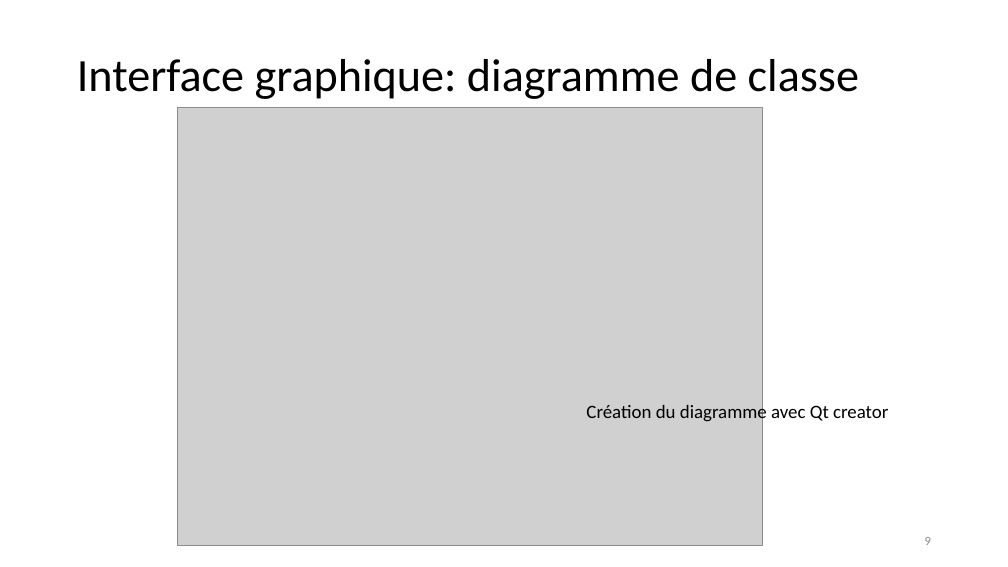
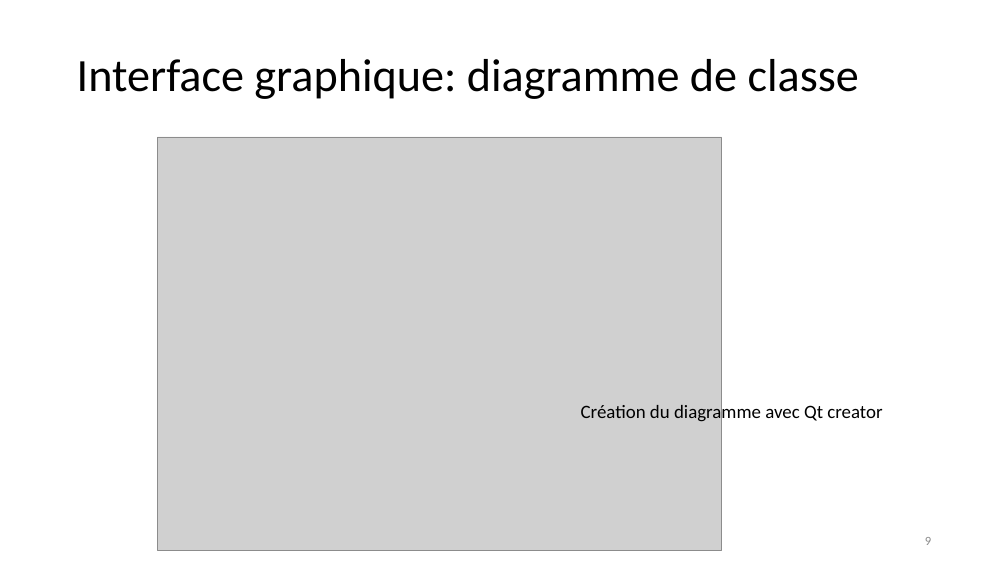
Before and after one commit to jeromelane/WeatherCheckingRpi, a slide deck: slide 9 of weathercheckingrpi/doc/Presentations/projet_meteo_JL_KG_17042019v2.pptx. Drawn at 1008x567 pixels with LibreOffice and Linux fonts; fonts in the diff are those of the drawing; grey boxes stand for pictures. Boxes give left, top, right and bottom in pixels: in the first picture for what was removed or moved away, otherwise in the second. Text is boxed around its words. In the diff, an @@ line names an element or a change of style, - is before the commit and + after.

```diff
--- a/weathercheckingrpi/doc/Presentations/projet_meteo_JL_KG_17042019v2.pptx
+++ b/weathercheckingrpi/doc/Presentations/projet_meteo_JL_KG_17042019v2.pptx
@@ picture resized from (x1=177, y1=107, x2=762, y2=545) to (x1=158, y1=137, x2=722, y2=551) @@
@@ text "Création du diagramme avec Qt ..." moved from (x1=586, y1=402, x2=888, y2=423) to (x1=581, y1=402, x2=882, y2=423) @@
@@ page number at (x1=925, y1=537, x2=931, y2=545): text colour #8C8C8C to #8B8B8B @@
```
Also in this commit, not shown: 17 other slides changed, 21 other files.
